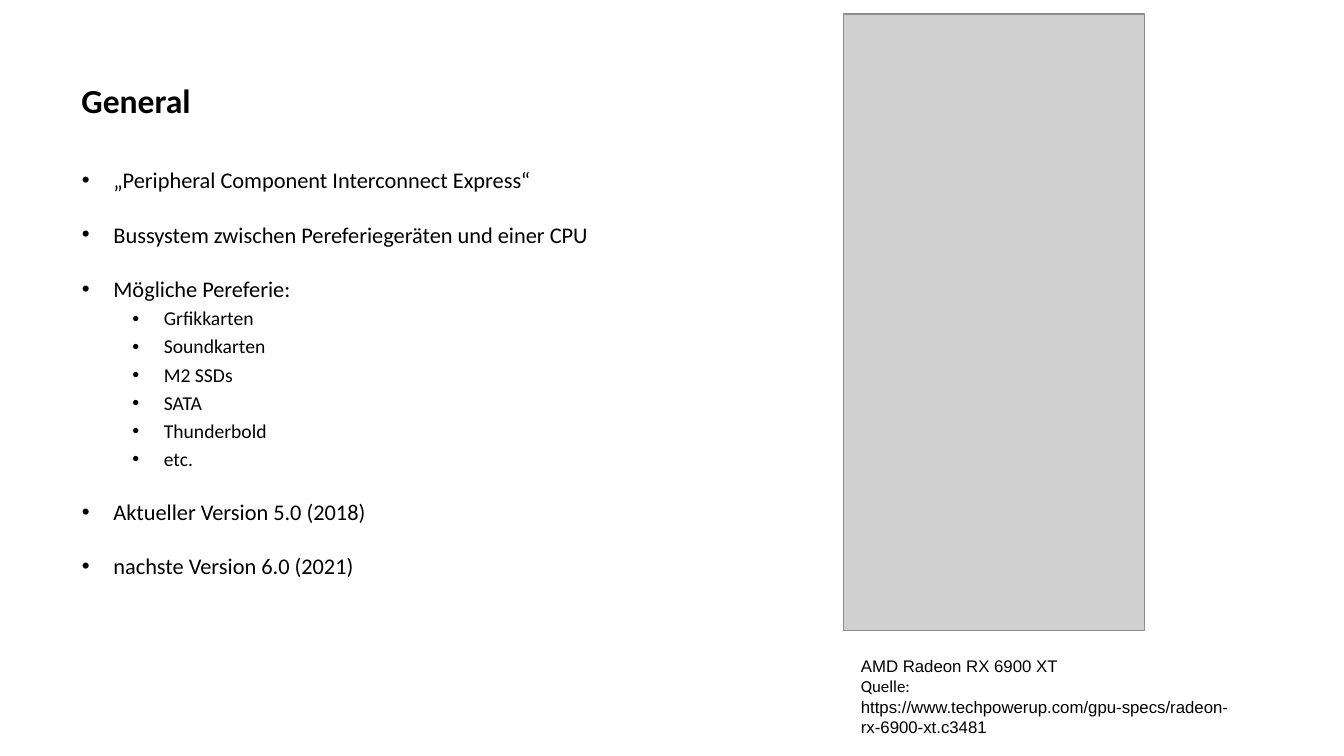
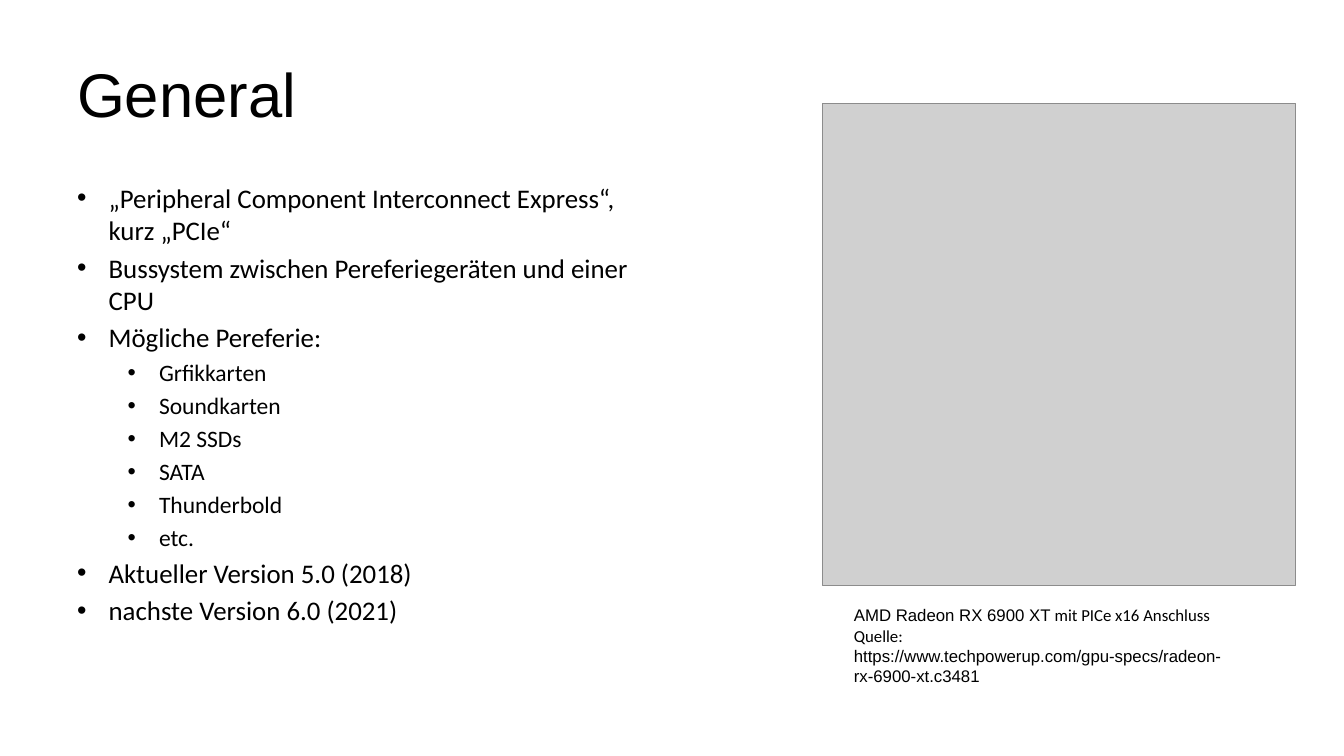
Before and after one commit to JustusDinera/Digitale-Signalverarbeitung, a slide deck: slide 2 of PCI Express.pptx. Drawn at 1344x756 pixels with LibreOffice and Linux fonts; fonts in the diff are those of the drawing; grey boxes stand for pictures; background and template pictures are left out. Boxes give left, top, right and bottom in pixels: in the first picture for what was removed or moved away, otherwise in the second. Text is boxed around its words. In the diff, an @@ line names an element or a change of style, - is before the commit and + after.

```diff
--- a/PCI Express.pptx
+++ b/PCI Express.pptx
@@ title "General": place and size @@
-title "General" at [81,89,190,114]
+title "General" at [77,72,296,118]
@@ title "General" at [77,72,296,118]: size 24 to 44 pt, font Calibri to Arial, bold off; line spacing 0.9 to 1 @@
@@ picture: place and size @@
-picture at [844,14,1144,631]
+picture at [822,104,1296,586]
@@ text "„Peripheral Component Interconnect Express“, kurz ...": place and size @@
-text "„Peripheral Component Interconnect Express“, kurz ..." at [113,172,588,577]
+text "„Peripheral Component Interconnect Express“, kurz ..." at [109,188,627,624]
@@ text at [109,188,614,244]: text changed; size 16 to 19.2 pt @@
-• „Peripheral Component Interconnect Express“
+• „Peripheral Component Interconnect Express“, kurz „PCIe“
@@ text at [109,259,627,624]: size 16 to 19.2 pt in "Bussystem zwischen Pereferiegeräten und einer CPU", "Mögliche Pereferie:", "Aktueller Version 5.0 (2018)", "nachste Version 6.0 (2021)"; size 14 to 16.8 pt in "Grfikkarten", "Soundkarten", "M2 SSDs", "SATA" and 2 more places; line spacing 1.5 to 1; less space between paragraphs; line spacing 0.9 to 1 @@
@@ text "AMD Radeon RX 6900 XT ...": place and size @@
-text "AMD Radeon RX 6900 XT ..." at [861,660,1228,733]
+text "AMD Radeon RX 6900 XT ..." at [854,609,1221,682]
@@ text at [854,609,1210,621]: text changed; font Arial to Calibri @@
-AMD Radeon RX 6900 XT
+AMD Radeon RX 6900 XT mit PICe x16 Anschluss
```
Also in this commit, not shown: 3 other slides changed, 9 slides added, 1 slide removed, 12 other files.
